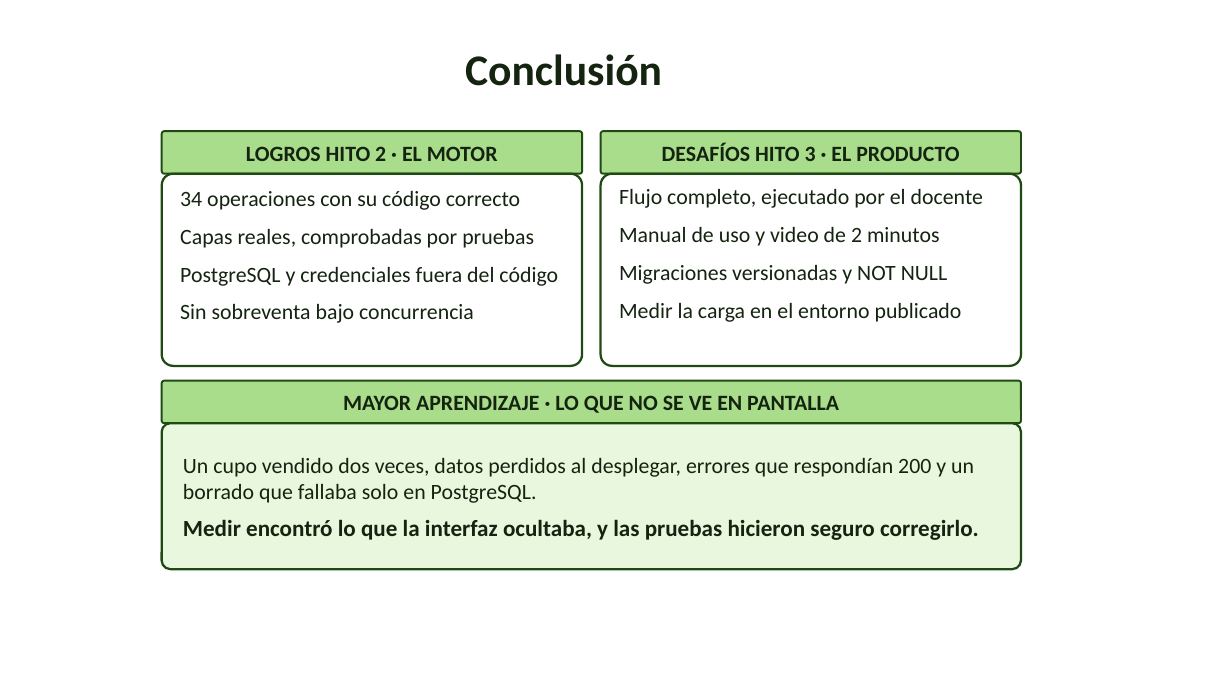
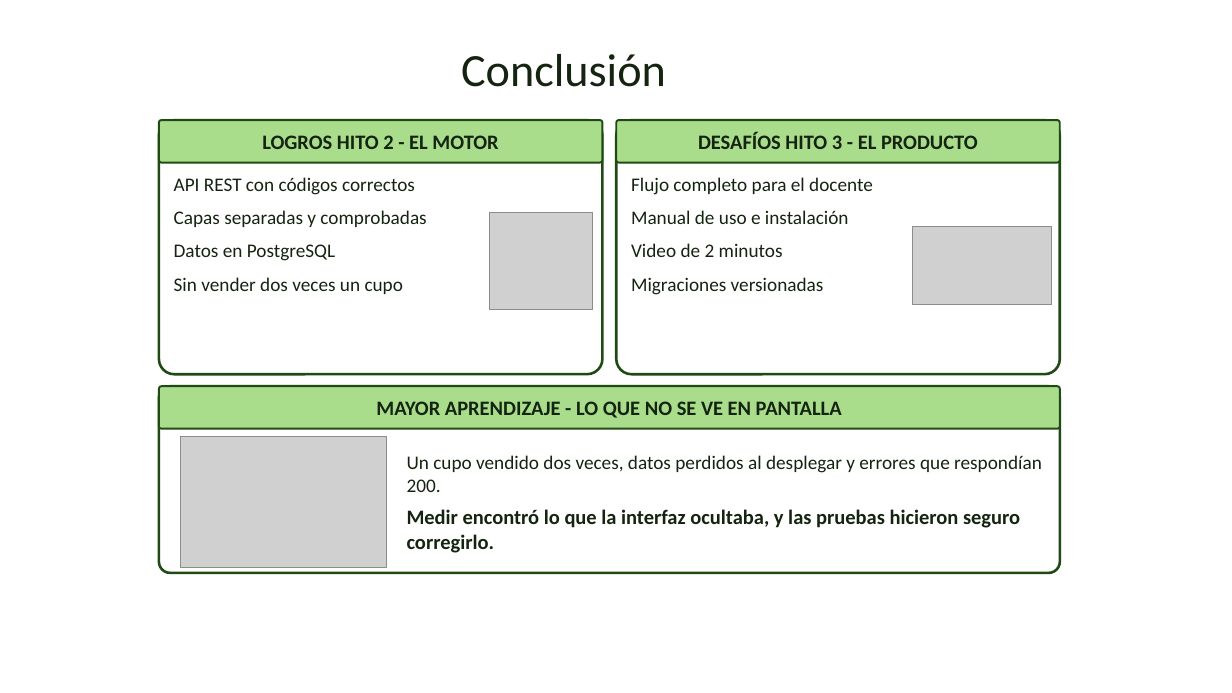
Before and after one commit to arrobaaas/agro-colab, a slide deck: slide 10 of docs/Presentacion_Hito2.pptx (slide 8 before the commit). Drawn at 1232x693 pixels with LibreOffice and Linux fonts; fonts in the diff are those of the drawing; grey boxes stand for pictures; background and template pictures are left out. Boxes give left, top, right and bottom in pixels: in the first picture for what was removed or moved away, otherwise in the second. Text is boxed around its words. In the diff, an @@ line names an element or a change of style, - is before the commit and + after.

Commit message:
docs: presentación del Hito 2 con el formato del Hito 1

```diff
--- a/docs/Presentacion_Hito2.pptx
+++ b/docs/Presentacion_Hito2.pptx
@@ title "Conclusión" at bbox=[461, 54, 666, 87]: size 34 to 36 pt, bold off @@
@@ rounded rectangle "LOGROS HITO 2 - EL ...": place and size @@
-rounded rectangle "LOGROS HITO 2 - EL ..." at bbox=[162, 131, 582, 174]
+rounded rectangle "LOGROS HITO 2 - EL ..." at bbox=[159, 120, 603, 163]
@@ rounded rectangle: place and size @@
-rounded rectangle at bbox=[162, 174, 582, 366]
+rounded rectangle at bbox=[159, 120, 603, 374]
@@ rounded rectangle at bbox=[159, 120, 603, 374]: fill #FFFFFF to #FFFFFF at 88% opacity; outline #1F4A14 1.75 pt to #1F4A14 2 pt @@
@@ text in rounded rectangle at bbox=[262, 135, 498, 149]: text changed; size 17 to 16 pt @@
-LOGROS HITO 2 · EL MOTOR
+LOGROS HITO 2 - EL MOTOR
@@ rounded rectangle "DESAFÍOS HITO 3 - EL ...": place and size @@
-rounded rectangle "DESAFÍOS HITO 3 - EL ..." at bbox=[601, 131, 1021, 174]
+rounded rectangle "DESAFÍOS HITO 3 - EL ..." at bbox=[616, 120, 1060, 163]
@@ rounded rectangle at bbox=[616, 120, 1060, 374]: fill #FFFFFF to #FFFFFF at 88% opacity; outline #1F4A14 1.75 pt to #1F4A14 2 pt @@
@@ rounded rectangle: place and size @@
-rounded rectangle at bbox=[601, 174, 1021, 366]
+rounded rectangle at bbox=[616, 120, 1060, 374]
@@ text in rounded rectangle at bbox=[698, 132, 978, 149]: text changed; size 17 to 16 pt @@
-DESAFÍOS HITO 3 · EL PRODUCTO
+DESAFÍOS HITO 3 - EL PRODUCTO
@@ text added at bbox=[174, 177, 426, 294], 15 pt, text #142410 @@
+API REST con códigos correctos
+Capas separadas y comprobadas
+Datos en PostgreSQL
+Sin vender dos veces un cupo
@@ text at bbox=[631, 177, 873, 295]: text changed; size 17 to 15 pt @@
-Flujo completo, ejecutado por el docente
-Manual de uso y video de 2 minutos
-Migraciones versionadas y NOT NULL
-Medir la carga en el entorno publicado
+Flujo completo para el docente
+Manual de uso e instalación
+Video de 2 minutos
+Migraciones versionadas
@@ text removed at bbox=[180, 191, 558, 323] @@
-34 operaciones con su código correcto
-Capas reales, comprobadas por pruebas
-PostgreSQL y credenciales fuera del código
-Sin sobreventa bajo concurrencia
@@ picture added at bbox=[490, 213, 593, 310] @@
@@ picture added at bbox=[913, 226, 1052, 305] @@
@@ rounded rectangle "MAYOR APRENDIZAJE - LO QUE ...": place and size @@
-rounded rectangle "MAYOR APRENDIZAJE - LO QUE ..." at bbox=[162, 381, 1021, 423]
+rounded rectangle "MAYOR APRENDIZAJE - LO QUE ..." at bbox=[159, 386, 1060, 429]
@@ rounded rectangle: place and size @@
-rounded rectangle at bbox=[162, 423, 1021, 569]
+rounded rectangle at bbox=[159, 386, 1060, 573]
@@ rounded rectangle at bbox=[159, 386, 1060, 573]: fill #EAF7DF to #FFFFFF at 88% opacity; outline #1F4A14 1.75 pt to #1F4A14 2 pt @@
@@ text in rounded rectangle at bbox=[376, 401, 842, 418]: text changed; size 17 to 16 pt @@
-MAYOR APRENDIZAJE · LO QUE NO SE VE EN PANTALLA
+MAYOR APRENDIZAJE - LO QUE NO SE VE EN PANTALLA
@@ picture added at bbox=[180, 436, 387, 567] @@
@@ text "Un cupo vendido dos veces, ...": place and size @@
-text "Un cupo vendido dos veces, ..." at bbox=[183, 458, 979, 540]
+text "Un cupo vendido dos veces, ..." at bbox=[407, 455, 1042, 553]
@@ text at bbox=[407, 455, 1042, 492]: text changed; size 17 to 15 pt @@
-Un cupo vendido dos veces, datos perdidos al desplegar, errores que respondían 200 y un borrado que fallaba solo en PostgreSQL.
+Un cupo vendido dos veces, datos perdidos al desplegar y errores que respondían 200.
@@ text at bbox=[407, 509, 1020, 553]: size 18 to 16 pt in "Medir encontró lo que la interfaz ocultaba, ..."; less space between paragraphs @@
```
Also in this commit, not shown: 5 other slides changed, 4 slides added, 2 slides removed, 1 other file.
